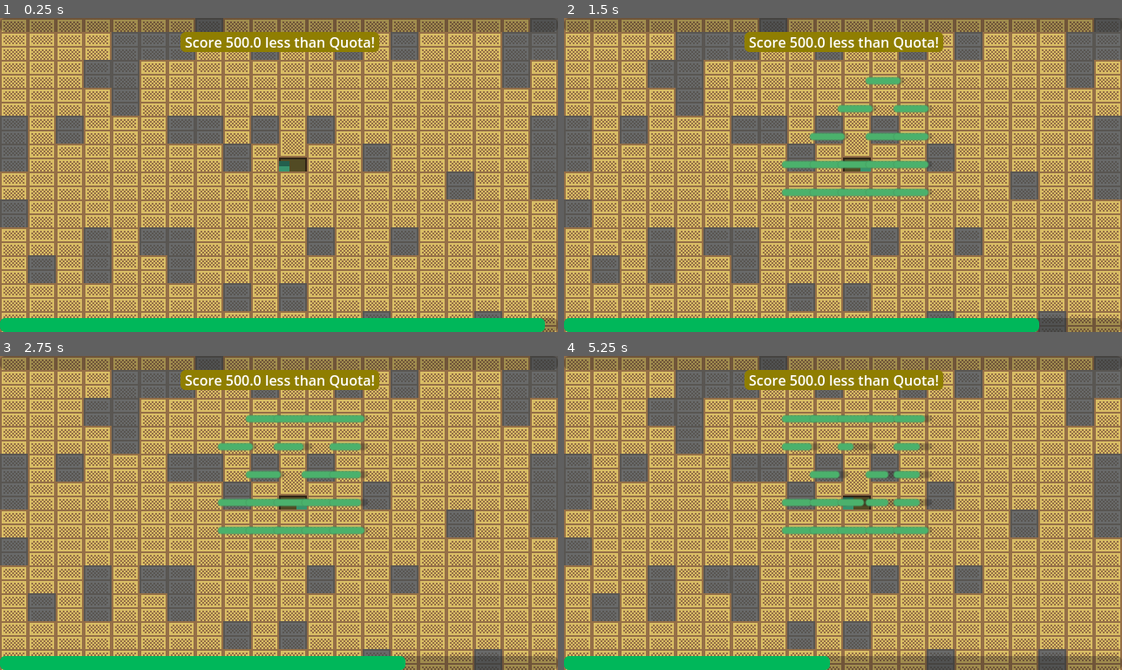
Above: before the commit, frames 1-4 (two rows, left to right).
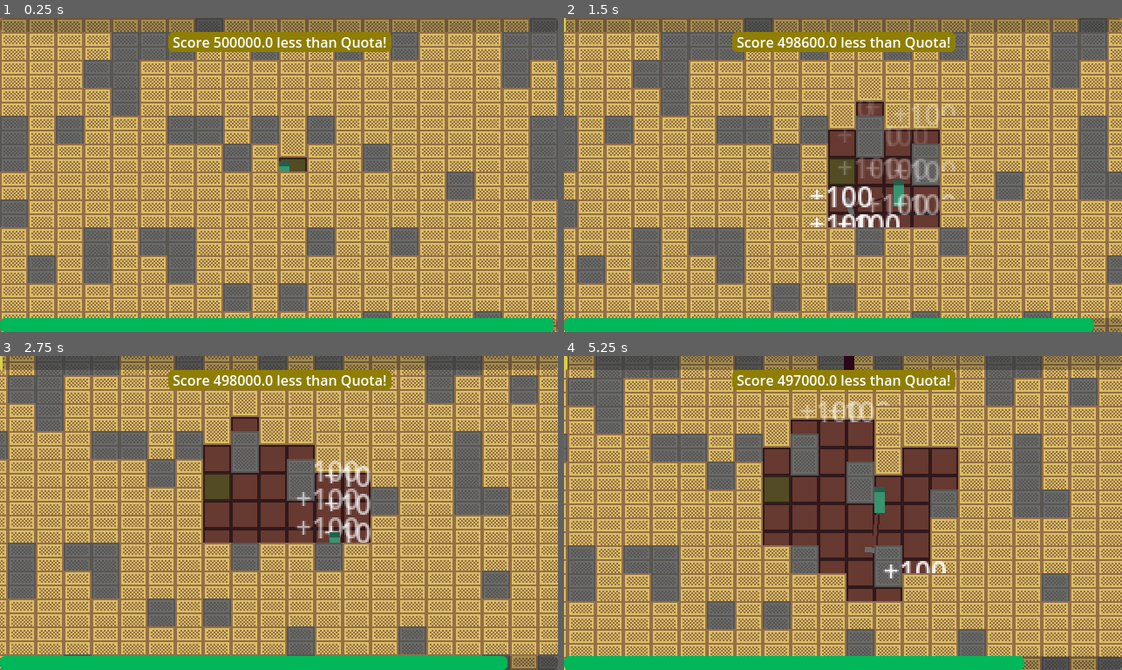
Above: after the commit, the same moments.

Repository: shuofsin/notsowingsimulator
Game: Godot game, scene res://Scenes/Worlds/test_world.tscn
Two runs of this game, one before a commit and one after it. Both use one fixed random seed, a clock stepped at 60 frames per second and the inputs below.
Inputs (mouse positions are in pixels of both pictures, inside the frame that each line leads up to):
- Up to frame 1 (0.25 s): no input
- Up to frame 2 (1.5 s): move the mouse to (965, 159) at 0.52 s; hold D (move_right) 0.53-1.28 s; click (965, 159) at 0.6 s; move the mouse to (731, 190) at 1.27 s; hold S (move_down) from 1.28 s (still down); click (731, 190) at 1.35 s
- Up to frame 3 (2.75 s): move the mouse to (334, 443) at 2.02 s; release S (move_down) at 2.03 s; hold D (move_right) from 2.03 s (still down); click (334, 443) at 2.1 s
- Up to frame 4 (5.25 s): move the mouse to (815, 575) at 2.77 s; release D (move_right) at 2.78 s; hold W (move_up) 2.78-3.53 s; click (815, 575) at 2.85 s; move the mouse to (1010, 560) at 3.52 s; hold A (move_left) 3.53-5.03 s; click (1010, 560) at 3.6 s; move the mouse to (675, 465) at 4.27 s; click (675, 465) at 4.35 s; move the mouse to (870, 513) at 5.02 s; hold S (move_down) from 5.03 s (still down); click (870, 513) at 5.1 s

The runs differ from the first frame. In frame 1, 1.1% of the frame differs, in the area x 30-100%, y 4-100%; in frame 2, 46%; in frame 3, 64%; in frame 4, 67%, in the area x 0-100%, y 0-100%.

Commit message:
I think I found some fun

Diff:
--- a/Scenes/Player/player.tscn
+++ b/Scenes/Player/player.tscn
@@ -13,7 +13,7 @@
 
 [sub_resource type="Resource" id="Resource_htcer"]
 script = ExtResource("4_mtuoh")
-attack_damage = 25.0
+attack_damage = 10.0
 metadata/_custom_type_script = "uid://bpkeutr8qxy8f"
 
 [sub_resource type="CapsuleShape2D" id="CapsuleShape2D_mtuoh"]
--- a/Scripts/Enemy/temp_phantom.gd
+++ b/Scripts/Enemy/temp_phantom.gd
@@ -3,7 +3,7 @@
 
 @onready var health_component: HealthComponent = %HealthComponent
 @onready var progress_bar: ProgressBar = %ProgressBar
-var speed: float = 50
+var speed: float = 45
 
 func _ready() -> void:
 	body_entered.connect(_body_has_entered)
--- a/Scripts/Environment/temp_tile_map.gd
+++ b/Scripts/Environment/temp_tile_map.gd
@@ -4,7 +4,7 @@
 const WORLD_DENSITY: int = 5
 var block_scene: PackedScene = preload("res://Scenes/Environment/temp_block.tscn")
 var rock_scene: PackedScene = preload("res://Scenes/Environment/temp_rock.tscn")
-var block_health: int = 300;
+var block_health: int = 10;
 
 func _ready() -> void:
 	Global.map = self
--- a/Scripts/GUI/time_bar.gd
+++ b/Scripts/GUI/time_bar.gd
@@ -5,6 +5,7 @@
 @export var total_time: float = 2
 
 func _ready() -> void:
+	total_time = Global.time
 	timer.start(total_time)
 	timer.timeout.connect(_switch_state)
 
--- a/Scripts/Player/player.gd
+++ b/Scripts/Player/player.gd
@@ -1,6 +1,5 @@
 extends CharacterBody2D
 class_name Player
-
 
 var stats: Dictionary = {
 	"speed" : 1.0,
@@ -31,7 +30,7 @@
 	speed = stats.speed * 50.0
 	total_swing_time = (1/stats.swing_speed) * 0.4
 	hitbox_small.scale = Vector2(stats.tool_scale, stats.tool_scale)
-	hitbox_small.attack.attack_damage = 25.0 * stats.tool_damage
+	hitbox_small.attack.attack_damage = 10.0 * stats.tool_damage
 
 func _physics_process(delta: float) -> void:
 	var direction = Input.get_vector("move_left", "move_right", "move_up", "move_down")
--- a/Scripts/System/global.gd
+++ b/Scripts/System/global.gd
@@ -1,9 +1,10 @@
 extends Node
 
 var score: float = 0;
-var quota: float = 500;
+var quota: float = 500000;
 var player: Player
 var map: Map
 var state: String = "game"
 var spawner: Node2D
-var phantom_health: int = 30
+var phantom_health: int = 10000
+var time: float = 30
